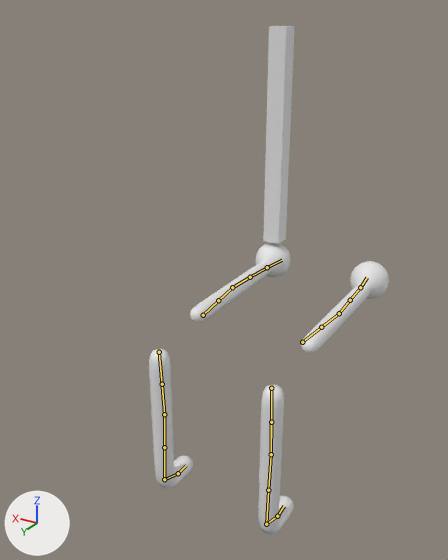
Renders of the Blender file Assets/Art/src/legs.blend from each side of a commit.
Before and after are seen from a 50 mm lens placed at (-1.01, 1.61, 1.8), pointed at (0.08, -0.21, 0.89). Every picture has the same lights, and +X, +Y and +Z are marked at lower left. The first picture is the older version. The bones that change, and the others that lie on the model, are drawn over the model as lines.

Objects in the first picture: 'Cube', 'knifeArea'.
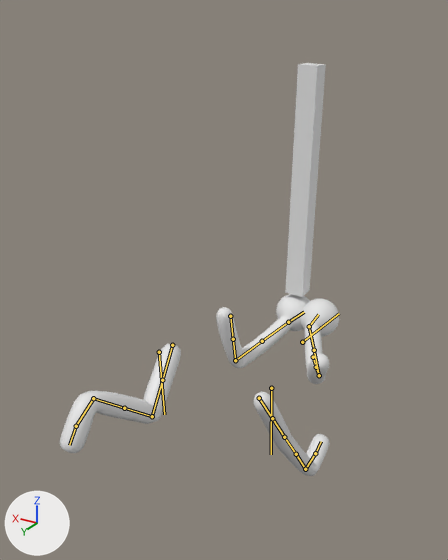
The newer file adds an action. The first version stands in its rest pose; the second is drawn at frame 20 of the action 'run'.

What the commit changed:
Bone 'torso' (bone_torso) turns from (0, 0, 0) to (0, 0, -18) degrees about its own x, y and z.
Bone 'upper_arm_ik.L' (bone_upper_arm_ik_l) turns from (0, 0, 0) to (0, -85, 0) degrees about its own x, y and z.
Bone 'upper_arm_ik.R' (bone_upper_arm_ik_r) turns from (0, 0, 0) to (0, 80, 0) degrees about its own x, y and z.
Bone 'hand_ik.L' (bone_hand_ik_l) moves from (0.0, 0.0, 0.0) to (-0.23, 0.233, -0.129).
Bone 'hand_ik.L' (bone_hand_ik_l) turns from (0, 0, 0) to (0, 2, 0) degrees about its own x, y and z.
Bone 'hand_ik.R' (bone_hand_ik_r) moves from (0.0, 0.0, 0.0) to (0.135, 0.233, -0.124).
Bone 'foot_ik.L' (bone_foot_ik_l) moves from (0.0, 0.0, 0.0) to (0.0, 0.352, 0.595).
Bone 'foot_ik.L' (bone_foot_ik_l) turns from (0, 0, 0) to (126, 0, 0) degrees about its own x, y and z.
Bone 'foot_ik.R' (bone_foot_ik_r) moves from (0.0, 0.0, 0.0) to (0.0, -0.357, -0.004).
Bone 'foot_ik.R' (bone_foot_ik_r) turns from (0, 0, 0) to (-28, 0, 0) degrees about its own x, y and z.

Location of each change, (x1, y1, x2, y2) in pixels of the pictures (448 x 560 px):
'Cube', posed (16% wider, 38% shorter)
    before: (149, 242, 389, 535)
    after: (60, 294, 339, 476)
'knifeArea', posed (27% wider, 7% taller)
    before: (263, 26, 295, 244)
    after: (285, 63, 326, 297)
